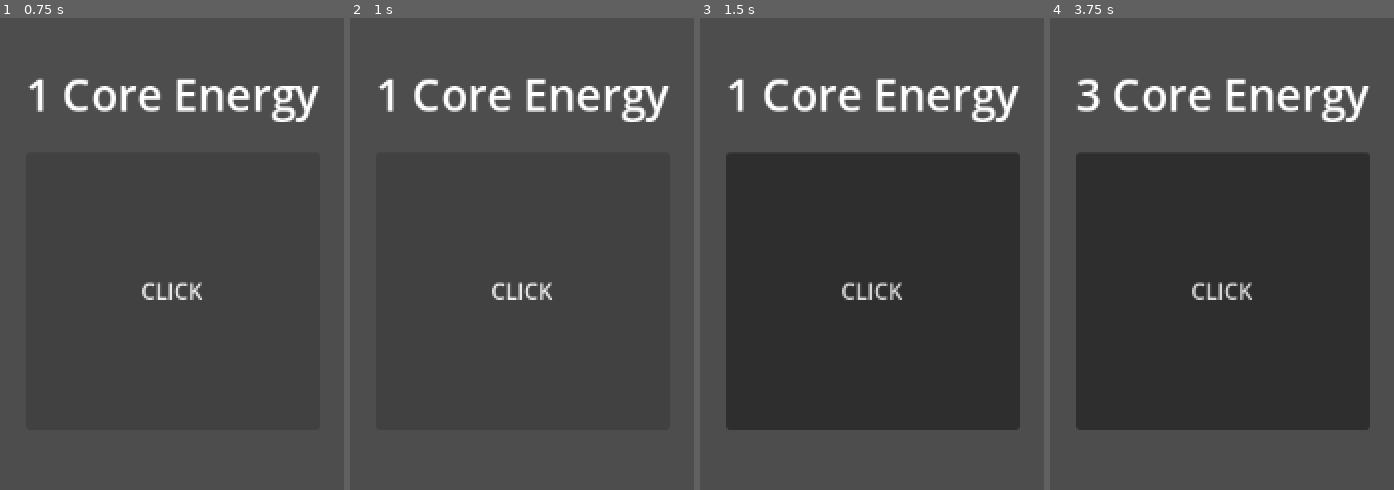
Above: before the commit, frames 1-4 (left to right).
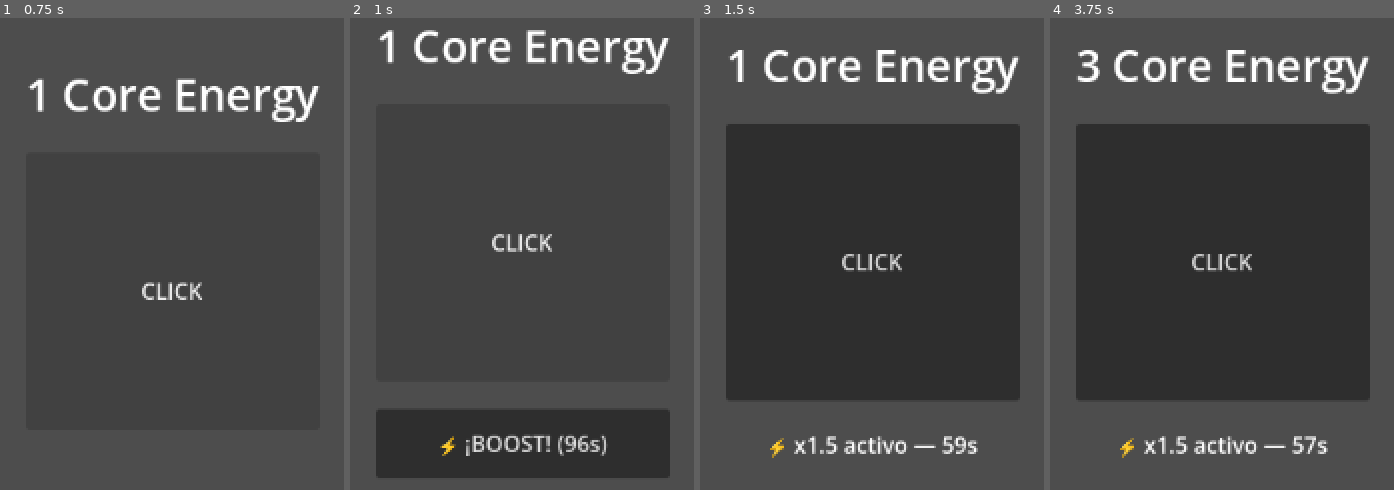
Above: after the commit, the same moments.

Repository: FormosoCrl/Juego-Clicker-Sin-Nombre-Por-Ahora
Game: Godot game, scene res://scenes/clicker/Clicker.tscn
The game is run twice, just before and just after one commit, with the same random seed, the same clock (stepped at 60 frames per second) and the same inputs. This scene is started directly instead of the project's main scene.
Inputs (mouse positions are in pixels of both pictures, inside the frame that each line leads up to):
- Up to frame 1 (0.75 s): click "CLICK" at 0.5 s
- Up to frame 2 (1 s): no input
- Up to frame 3 (1.5 s): click (872, 442) at 1.25 s, where only the run after the commit has a clickable "⚡ ¡BOOST! (96s)"
- Up to frame 4 (3.75 s): click "CLICK" at 2 s; click "CLICK" at 2.75 s; move the mouse to (outside the picture) at 3.52 s; click (outside the picture) at 3.67 s

Frame 1 is identical in both runs. In frame 2, 14% of the frame differs, in the area x 7-94%, y 2-98%; in frame 3, 17%; in frame 4, 17%, in the area x 7-94%, y 6-94%.

Commit message:
feat(clicker): global boost system x1.5 every 10min, 5min window, 60s duration

Diff:
--- a/juego-clicker/autoloads/GameState.gd
+++ b/juego-clicker/autoloads/GameState.gd
@@ -12,6 +12,7 @@
 signal team_changed()
 signal rebirth_available()
 signal level_unlocked(chapter: int)
+signal boost_changed(active: bool, seconds_remaining: float)
 
 # ─── ESTADO DE SESIÓN ─────────────────────────────────────────────────────────
 
@@ -34,6 +35,10 @@
 
 var click_multiplier: float = 1.0
 var rebirth_count: int = 0
+
+var boost_active: bool = false
+var boost_ends_at: float = 0.0
+var boost_multiplier: float = 1.5
 
 # ─── ENERGÍA ──────────────────────────────────────────────────────────────────
 
@@ -92,6 +97,14 @@
 
 func _process(delta: float) -> void:
 	_process_energy_regen(delta)
+	if boost_active:
+		var remaining: float = boost_ends_at - Time.get_unix_time_from_system()
+		if remaining <= 0.0:
+			boost_active = false
+			boost_ends_at = 0.0
+			emit_signal("boost_changed", false, 0.0)
+		else:
+			emit_signal("boost_changed", true, remaining)
 
 # ─── ENERGÍA ──────────────────────────────────────────────────────────────────
 
@@ -113,6 +126,19 @@
 	energy -= amount
 	return true
 
+# ─── BOOST ────────────────────────────────────────────────────────────────────
+
+func activate_boost() -> void:
+	if boost_active:
+		return
+	boost_active = true
+	boost_ends_at = Time.get_unix_time_from_system() + 60.0
+	emit_signal("boost_changed", true, 60.0)
+
+func get_boost_available() -> bool:
+	var seconds_in_cycle: int = int(Time.get_unix_time_from_system()) % 600
+	return seconds_in_cycle < 300 and not boost_active
+
 # ─── CLICKS ───────────────────────────────────────────────────────────────────
 
 func register_click() -> void:
@@ -127,7 +153,8 @@
 	click_batch.append(now)
 
 	# Acreditar localmente de inmediato (optimistic update)
-	var earned: int = int(GameData.CLICK_BASE_VALUE * click_multiplier)
+	var effective_multiplier: float = click_multiplier * (boost_multiplier if boost_active else 1.0)
+	var earned: int = int(GameData.CLICK_BASE_VALUE * effective_multiplier)
 	blue_balls += earned
 
 	# Enviar lote cuando alcanza el tamaño definido
--- a/juego-clicker/scenes/clicker/Clicker.tscn
+++ b/juego-clicker/scenes/clicker/Clicker.tscn
@@ -34,3 +34,15 @@
 layout_mode = 2
 custom_minimum_size = Vector2(200, 200)
 text = "CLICK"
+
+[node name="BoostButton" type="Button" parent="CenterContainer/VBoxContainer" unique_id=1234567890]
+layout_mode = 2
+custom_minimum_size = Vector2(200, 50)
+text = "⚡ ¡BOOST DISPONIBLE!"
+visible = false
+
+[node name="BoostLabel" type="Label" parent="CenterContainer/VBoxContainer" unique_id=987654321]
+layout_mode = 2
+text = ""
+horizontal_alignment = 1
+visible = false
--- a/juego-clicker/scripts/clicker/clicker.gd
+++ b/juego-clicker/scripts/clicker/clicker.gd
@@ -2,16 +2,51 @@
 
 @onready var score_label: Label = $CenterContainer/VBoxContainer/ScoreLabel
 @onready var click_button: Button = $CenterContainer/VBoxContainer/ClickButton
+@onready var boost_button: Button = $CenterContainer/VBoxContainer/BoostButton
+@onready var boost_label: Label = $CenterContainer/VBoxContainer/BoostLabel
+
+var _check_timer: float = 0.0
 
 func _ready() -> void:
 	score_label.add_theme_font_size_override("font_size", 32)
 	click_button.custom_minimum_size = Vector2(200, 200)
 	click_button.pressed.connect(_on_click)
+	boost_button.pressed.connect(_on_boost_pressed)
 	GameState.blue_balls_changed.connect(_on_balls_changed)
+	GameState.boost_changed.connect(_on_boost_changed)
 	score_label.text = "%d Core Energy" % GameState.blue_balls
+
+func _process(delta: float) -> void:
+	_check_timer += delta
+	if _check_timer >= 1.0:
+		_check_timer = 0.0
+		_update_boost_button()
+
+func _update_boost_button() -> void:
+	if GameState.boost_active:
+		boost_button.visible = false
+		return
+	var available: bool = GameState.get_boost_available()
+	boost_button.visible = available
+	if available:
+		var seconds_in_cycle: int = int(Time.get_unix_time_from_system()) % 600
+		var seconds_left: int = 300 - seconds_in_cycle
+		boost_button.text = "⚡ ¡BOOST! (%ds)" % seconds_left
 
 func _on_click() -> void:
 	GameState.register_click()
 
+func _on_boost_pressed() -> void:
+	GameState.activate_boost()
+
+func _on_boost_changed(active: bool, seconds_remaining: float) -> void:
+	if active:
+		boost_button.visible = false
+		boost_label.visible = true
+		boost_label.text = "⚡ x1.5 activo — %ds" % int(seconds_remaining)
+	else:
+		boost_label.visible = false
+		_update_boost_button()
+
 func _on_balls_changed(new_value: int) -> void:
 	score_label.text = "%d Core Energy" % new_value
